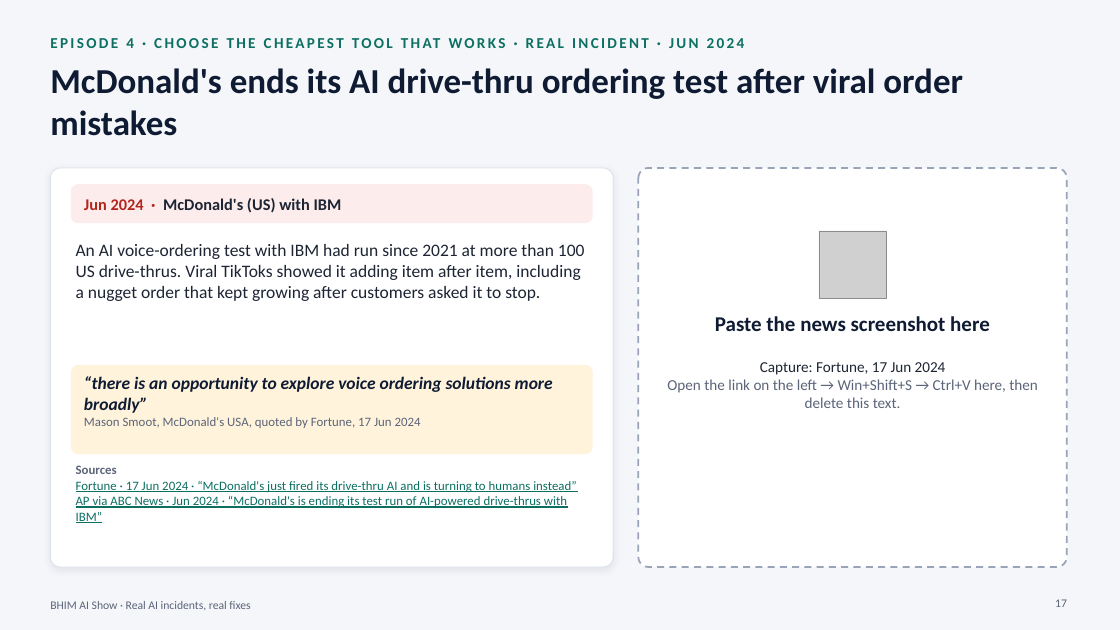
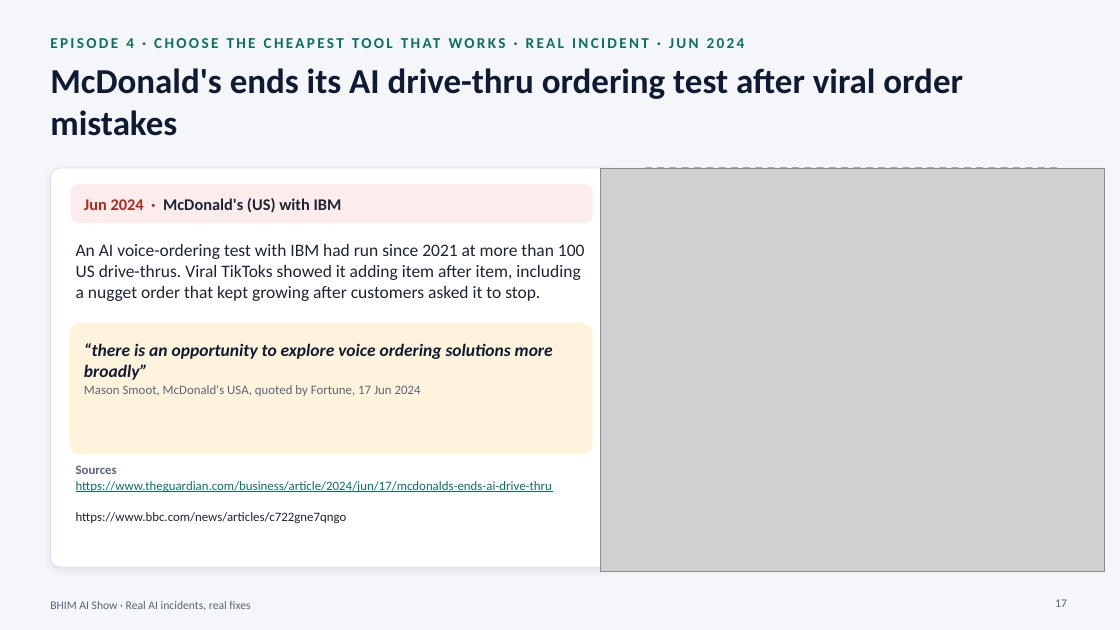
Before and after one commit to soumik948/AI_Training, a slide deck: slide 17 of BHIM_Training_Kit/BHIM_AI_Training.pptx. Drawn at 1120x630 pixels with LibreOffice and Linux fonts; fonts in the diff are those of the drawing; grey boxes stand for pictures. Boxes give left, top, right and bottom in pixels: in the first picture for what was removed or moved away, otherwise in the second. Text is boxed around its words. In the diff, an @@ line names an element or a change of style, - is before the commit and + after.

```diff
--- a/BHIM_Training_Kit/BHIM_AI_Training.pptx
+++ b/BHIM_Training_Kit/BHIM_AI_Training.pptx
@@ picture added at (601,168,1105,571) @@
@@ picture removed at (819,231,886,298) @@
@@ rounded rectangle: place and size @@
-rounded rectangle at (71,365,592,454)
+rounded rectangle at (70,323,592,454)
@@ text removed at (715,316,990,331) @@
-Paste the news screenshot here
@@ text "“there is an opportunity to ...": place and size @@
-text "“there is an opportunity to ..." at (84,376,553,428)
+text "“there is an opportunity to ..." at (84,343,553,396)
@@ text removed at (667,362,1038,408) @@
-Capture: Fortune, 17 Jun 2024
-Open the link on the left → Win+Shift+S → Ctrl+V here, then delete this text.
@@ text at (76,481,552,523): text changed @@
-Fortune · 17 Jun 2024 · “McDonald's just fired its drive-thru AI and is turning to humans instead”
-AP via ABC News · Jun 2024 · “McDonald's is ending its test run of AI-powered drive-thrus with IBM”
+https://www.theguardian.com/business/article/2024/jun/17/mcdonalds-ends-ai-drive-thru
+https://www.bbc.com/news/articles/c722gne7qngo
```
Also in this commit, not shown: 13 other slides changed.
